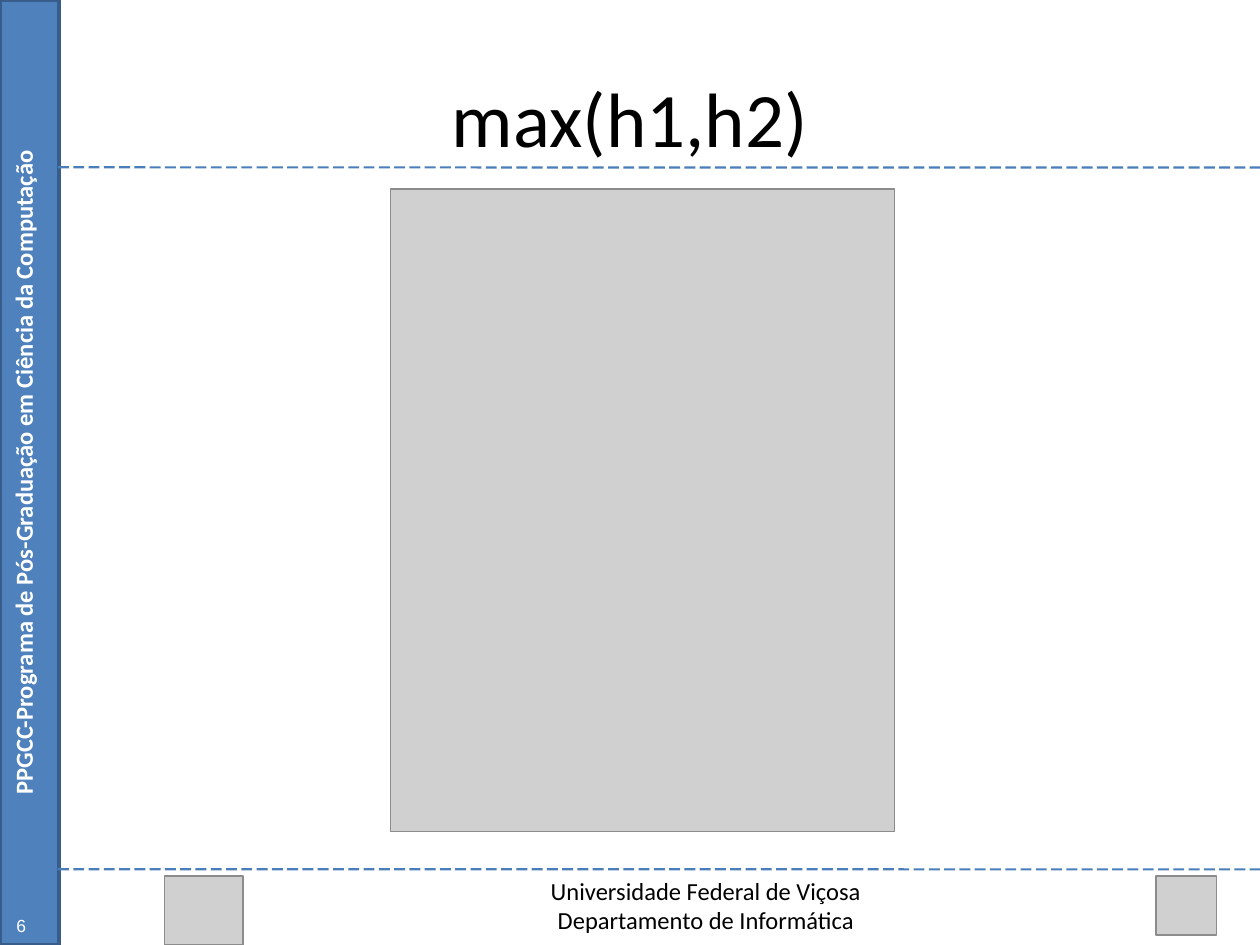
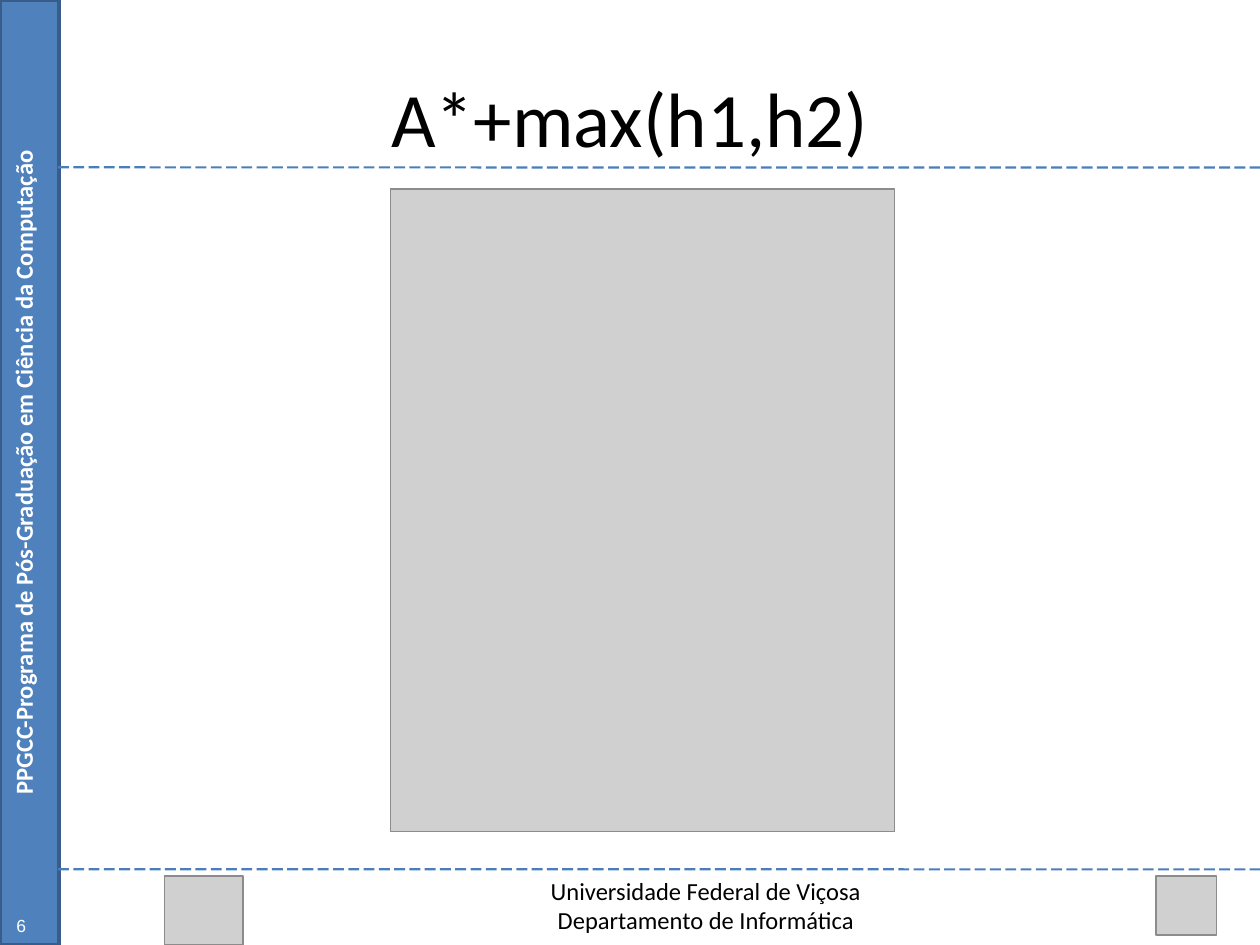
Before and after one commit to Marvinsky/research-marvin, a slide deck: slide 17 of latex/odp/dissertation_v6.odp. Drawn at 1260x945 pixels with LibreOffice and Linux fonts; fonts in the diff are those of the drawing; grey boxes stand for pictures. Boxes give left, top, right and bottom in pixels: in the first picture for what was removed or moved away, otherwise in the second. Text is boxed around its words. In the diff, an @@ line names an element or a change of style, - is before the commit and + after.

```diff
--- a/latex/odp/dissertation_v6.odp
+++ b/latex/odp/dissertation_v6.odp
@@ text at [391, 91, 868, 158]: text changed @@
-max(h1,h2)
+A*+max(h1,h2)
```
Also in this commit, not shown: 8 other slides changed, 1 other file.
